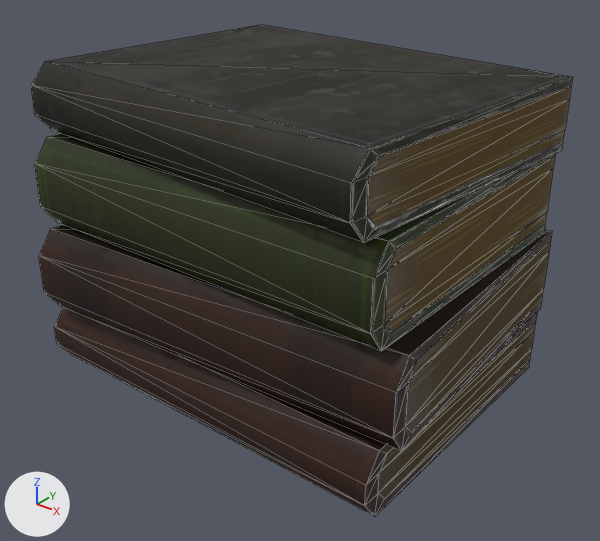
An edit to the glTF model game/data/meshes/props/Book_Stack_1.gltf, drawn before and after from the same camera.
Rendered twice from a camera (50 mm lens) standing at (0.319, -0.406, 0.327) and looking at (0.004, -0.013, 0.083). The axes (+X, +Y, +Z) are drawn at lower left. The lights are the same throughout. The older version comes first. Mesh edges are drawn as thin lines. Vertices at exactly the same position are counted once.

Names of what the first picture shows: 'Book_Stack_1'.
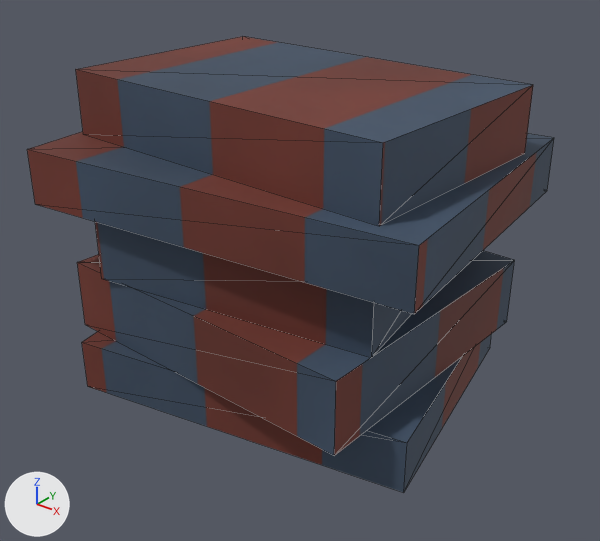
Edits to the bpy script that builds the scene:
```text
Add img_t_decor_book_covers_orm_png:
    img_t_decor_book_covers_orm_png = load_image('T_Decor_Book_Covers_ORM.png', 'T_Decor_Book_Covers_ORM.png', 512, 512, 'Non-Color')
Add img_t_decor_book_covers_normal_png:
    img_t_decor_book_covers_normal_png = load_image('T_Decor_Book_Covers_Normal.png', 'T_Decor_Book_Covers_Normal.png', 512, 512, 'Non-Color')
Add img_t_decor_book_covers_basecolor_png:
    img_t_decor_book_covers_basecolor_png = load_image('T_Decor_Book_Covers_BaseColor.png', 'T_Decor_Book_Covers_BaseColor.png', 512, 512, 'sRGB')
Add mat_mi_decor_book_covers:
    mat_mi_decor_book_covers = bpy.data.materials.new('MI_Decor_Book_Covers')
    # uses the picture img_t_decor_book_covers_basecolor_png
    # uses the picture img_t_decor_book_covers_normal_png
    # uses the picture img_t_decor_book_covers_orm_png
Change me_cube_153:
    used by ob_book_stack_1; location = (0.0, 0.0, 0.0)
    remove me_cube_153.from_pydata(...)  # 112 vertices, 208 faces; spans x -0.146..0.139, y -0.119..0.107, z 0.001..0.215
    remove me_cube_153.materials.append(mat_mi_trim_props_vertex)
    add me_cube_153.from_pydata(...)  # 40 vertices, 60 faces; spans x -0.15..0.14, y -0.12..0.11, z 0.0..0.21
    me_cube_153 part 1: the loose piece of 28 vertices spanning x -0.14..0.128, y -0.112..0.098, z 0.001..0.048 is rebuilt with 8 vertices and now spans x -0.139..0.129, y -0.117..0.107, z 0.0..0.036, in mat_mi_decor_book_covers
    me_cube_153 part 2: the loose piece of 28 vertices spanning x -0.139..0.126, y -0.11..0.098, z 0.106..0.168 is rebuilt with 8 vertices and now spans x -0.15..0.14, y -0.12..0.11, z 0.131..0.167, in mat_mi_decor_book_covers
    me_cube_153 part 3: the loose piece of 28 vertices spanning x -0.146..0.139, y -0.119..0.105, z 0.047..0.107 is rebuilt with 8 vertices and now spans x -0.12..0.11, y -0.107..0.097, z 0.036..0.084, in mat_mi_decor_book_covers
    me_cube_153 part 4: the loose piece of 28 vertices spanning x -0.146..0.134, y -0.119..0.107, z 0.167..0.215 is rebuilt with 8 vertices and now spans x -0.128..0.118, y -0.086..0.076, z 0.167..0.21, in mat_mi_decor_book_covers
    me_cube_153 part 5
    8 vertices are added at x -0.115..0.105, y -0.105..0.095, z 0.084..0.131
    12 new faces join them
    add me_cube_153.materials.append(mat_mi_decor_book_covers)
```

What differs and where, as boxes (x1, y1, x2, y2) in the pictures (600 x 541 px):
'Book_Stack_1', reshaped (8% shorter)
    before: (31, 24, 573, 516)
    after: (27, 37, 554, 492)
part 1 of me_cube_153, rebuilt
    before: (54, 307, 537, 516)
    after: (82, 332, 492, 492)
part 2 of me_cube_153, rebuilt (16% shorter)
    before: (35, 134, 555, 351)
    after: (27, 131, 554, 314)
part 3 of me_cube_153, rebuilt (15% narrower, 9% shorter)
    before: (39, 225, 552, 451)
    after: (77, 251, 514, 456)
part 4 of me_cube_153, rebuilt (16% narrower, 14% shorter)
    before: (31, 24, 573, 243)
    after: (76, 37, 533, 226)
part 5 of me_cube_153, added
    after: (95, 222, 412, 358)
